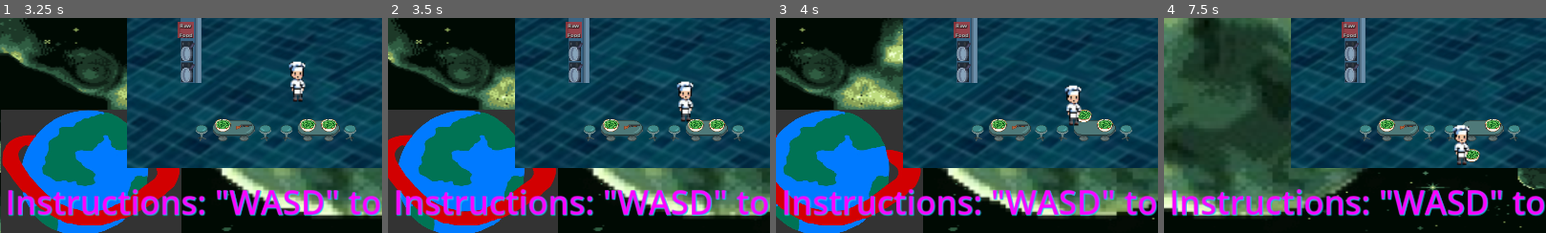
Above: before the commit, frames 1-4 (left to right).
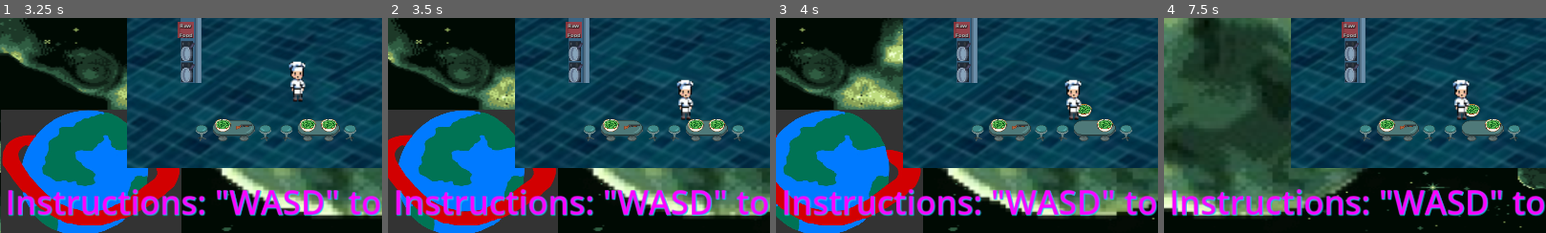
Above: after the commit, the same moments.

Repository: Alexander-Worley/Outer-Plates
Game: Godot game, scene res://Scenes/MainMenu/mainMenu.tscn
The game is run twice, just before and just after one commit, with the same random seed, the same clock (stepped at 60 frames per second) and the same inputs.
Inputs (mouse positions are % of the whole screen's width and height, from its top left):
- Up to frame 1 (3.25 s): click (50, 73) at 0.5 s; click "Main Restaurant" at 1.25 s; hold Right (face_right) 2.03-2.78 s; hold E (pickup) 2.03-2.78 s; hold S (down) from 2.78 s (still down); tap E (pickup) at 2.85 s
- Up to frame 2 (3.5 s): keep holding S (down)
- Up to frame 3 (4 s): release S (down) at 3.53 s; hold Right (face_right) from 3.53 s (still down); hold E (pickup) from 3.53 s (still down)
- Up to frame 4 (7.5 s): release Right (face_right) at 4.28 s; release E (pickup) at 4.28 s; hold Up (face_up) 4.28-5.03 s; tap E (pickup) at 4.35, 5.85, 7.35 s; hold E (pickup) 5.03-5.78 s; hold Left (face_left) 5.03-6.53 s; hold S (down) 6.53-7.28 s; hold E (pickup) 6.53-7.28 s; hold Right (face_right) from 7.28 s (still down)
The pictures show only the part of the screen within x 0-50%, y 40-90%; the shares and areas given below are measured in that part.

Frame 1 is identical in both runs. In frame 2, 0.5% of the frame differs, in the area x 75-80%, y 28-49%; in frame 3, 0.9%; in frame 4, 1.6%, in the area x 75-83%, y 28-69%.

Commit message:
Initialization code decomposition
Progress on #29

Diff:
--- a/Scenes/Restaurant/PlainSurface/plainSurface.gd
+++ b/Scenes/Restaurant/PlainSurface/plainSurface.gd
@@ -1,7 +1,7 @@
 @tool
 extends Area2D
 
-# A 2D Array: [Vector2][bool]
+# A 2D Array: Array[Vector2][bool]
 # Vector2 contains a surfaceCenter
 # bool contains whether said surfaceCenter is occupied
 var centersOfSurface: Array = []
@@ -13,32 +13,17 @@
 @export var texture: Texture2D = null
 
 func _ready():
-	# Set maxHoldables
-	var maxHoldables: int = width * height
-	# Set Texture
 	if texture: $Surface.texture = texture
-	# Set Collision
-	var collision: CollisionShape2D = get_node("CollisionShape2D")
+	var collision: StaticBody2D = get_node("StaticBody2D")
 	if collision: collision.scale = Vector2(width, height)
-	# Set Rotation
 	$Surface.rotation_degrees = 90 * direction
-	# Set centersOfSurface
-	set_surface_points()
-	# Initialize holdablesOnSurface
-	for i: int in maxHoldables:
-		holdablesOnSurface.append(null)
-	# Set starting holdablesOnSurface[0] if needed
-	var originalHoldables: Array[Node] = find_children("*", "Area2D", false)
-	for i: int in originalHoldables.size():
-		# If this errors, you spawned too many holdables on one surface!
-		originalHoldables[i].position = centersOfSurface[i][0]
-		centersOfSurface[i][1] = true
-		holdablesOnSurface[i] = originalHoldables[i]
+	initialize_surface_points()
+	initialize_holdables_on_surface()
 
-func set_surface_points():
+# Initializes centersOfSurface[Vector2][bool=false]
+func initialize_surface_points():
 	var w_offset = (width - 1) * (Global.PIXEL_DIMENSION / 2.0)
 	var h_offset = (height - 1) * (Global.PIXEL_DIMENSION / 2.0)
-	# Set every point
 	for w in width:
 		for h in height:
 			var newX = w * Global.PIXEL_DIMENSION - w_offset
@@ -55,6 +40,19 @@
 				3:
 					newPoint.x -= Global.PIXEL_DIMENSION / 4.0
 			centersOfSurface.append([newPoint, false])
+
+# Initializes holdablesOnSurface[Area2D]
+func initialize_holdables_on_surface():
+	var maxHoldables: int = width * height
+	for i: int in maxHoldables:
+		holdablesOnSurface.append(null)
+	# Set starting holdablesOnSurface[0] if needed
+	var originalHoldables: Array[Node] = find_children("*", "Area2D", false)
+	for i: int in originalHoldables.size():
+		# If this errors, you spawned too many holdables on one surface!
+		originalHoldables[i].position = centersOfSurface[i][0]
+		centersOfSurface[i][1] = true
+		holdablesOnSurface[i] = originalHoldables[i]
 
 # Given a holdable, set it on the surface
 # Return true if successful and false if not successful
